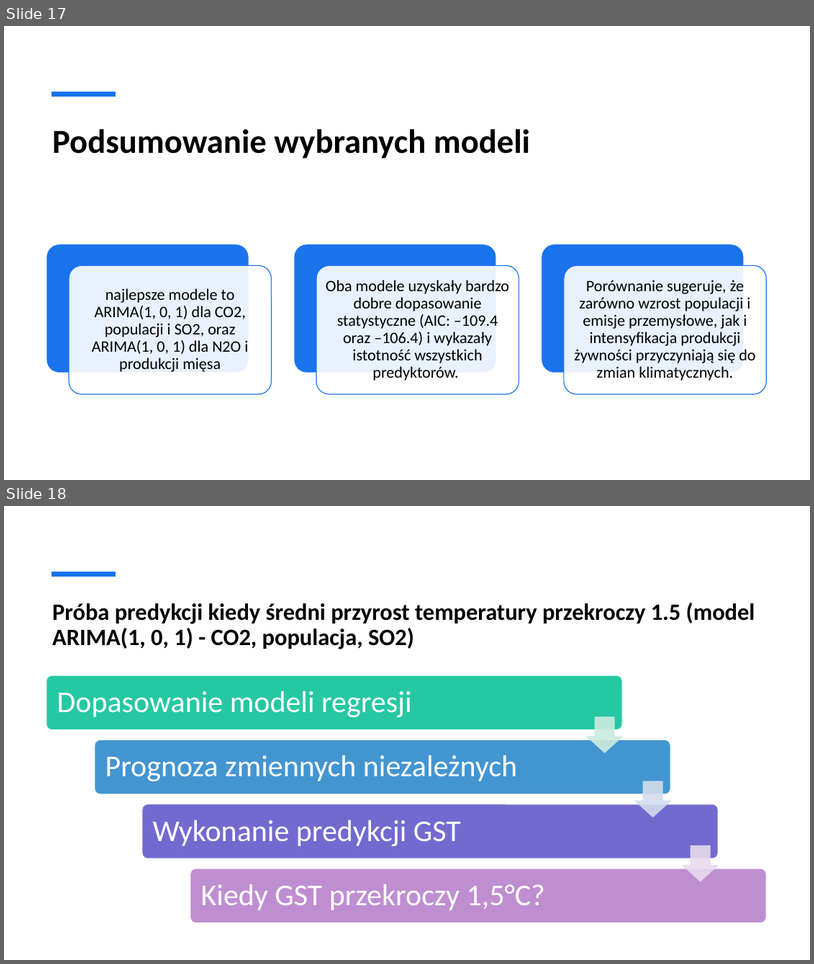
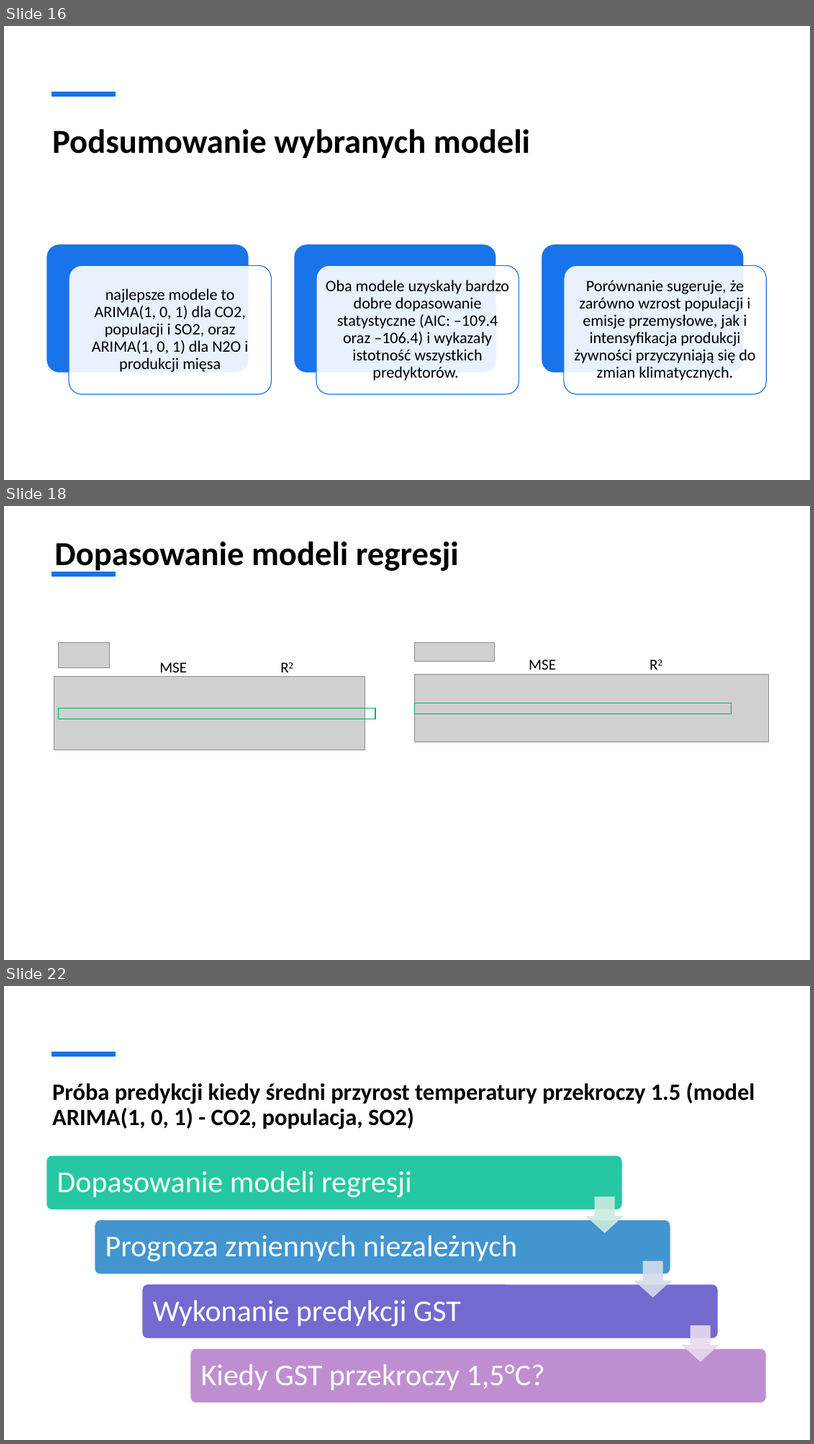
Before and after one commit to Joanna-Maslankiewicz/Analityka-Gospodarcza-sem2, a slide deck: Python/Projekt/projekt_python.pptx. Shown one above the other, each under a label of ours: slides 17 and 18 before the commit, slides 16, 18 and 22 after it; the slides between them are not shown. The pictures are 814x964 and 814x1444 pixels, drawn with LibreOffice and Linux fonts; fonts in the diff are those of the drawing; grey boxes stand for pictures. Boxes give left, top, right and bottom in pixels: in the first picture for what was removed or moved away, otherwise in the second. Text is boxed around its words. In the diff, an @@ line names an element or a change of style, - is before the commit and + after.

```diff
--- a/Python/Projekt/projekt_python.pptx
+++ b/Python/Projekt/projekt_python.pptx
@@ slide 18 added at [4, 506, 810, 960], background #FFFFFF @@
@@ title added at [54, 541, 459, 574], 40 pt, text #000000, bold @@
+Dopasowanie modeli regresji
@@ line added from (52, 574) to (116, 574), #1973EB 6 pt @@
@@ picture added at [59, 642, 109, 667] @@
@@ picture added at [415, 642, 494, 662] @@
@@ picture added at [54, 677, 365, 750] @@
@@ text added at [160, 662, 293, 677], 18 pt, text #000000 @@
+MSE R²
@@ picture added at [415, 674, 769, 742] @@
@@ text added at [529, 659, 663, 674], 18 pt, text #000000 @@
+MSE R²
@@ rectangle added at [59, 708, 376, 719], outline #00B050 1 pt @@
@@ rectangle added at [415, 703, 732, 714], outline #00B050 1 pt @@
@@ what was slide 17 is now slide 16 @@
@@ what was slide 18 is now slide 22 @@
```
Also in this commit, not shown: 2 slides changed, 4 other slides added, 1 slide removed.
